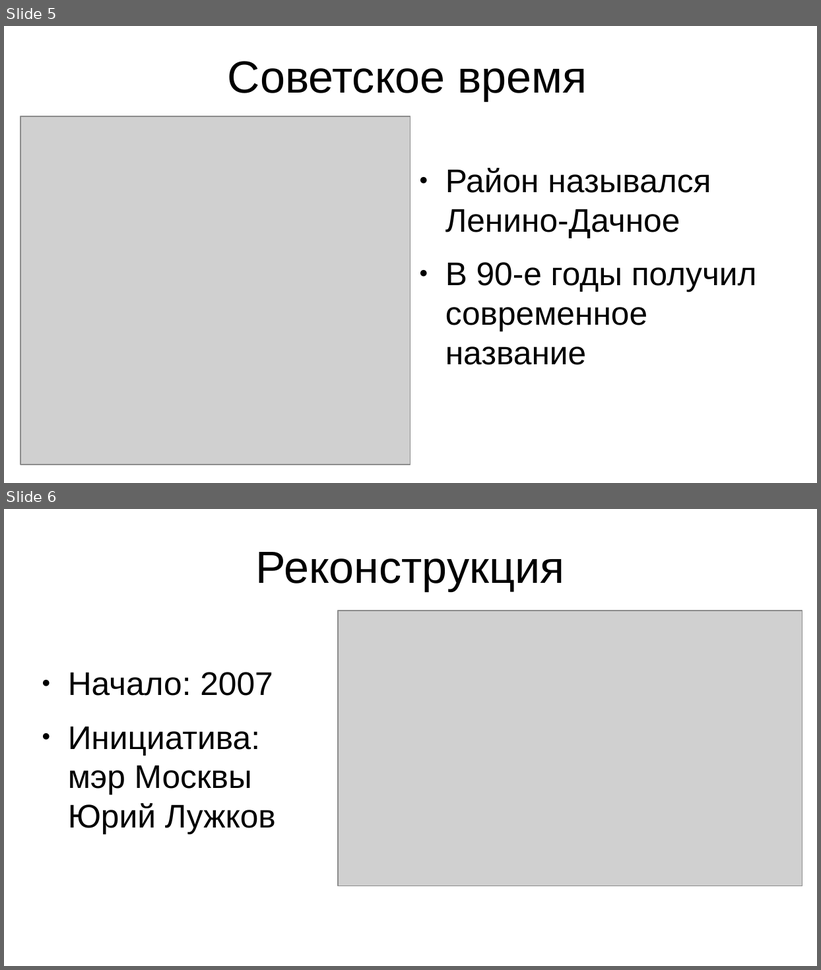
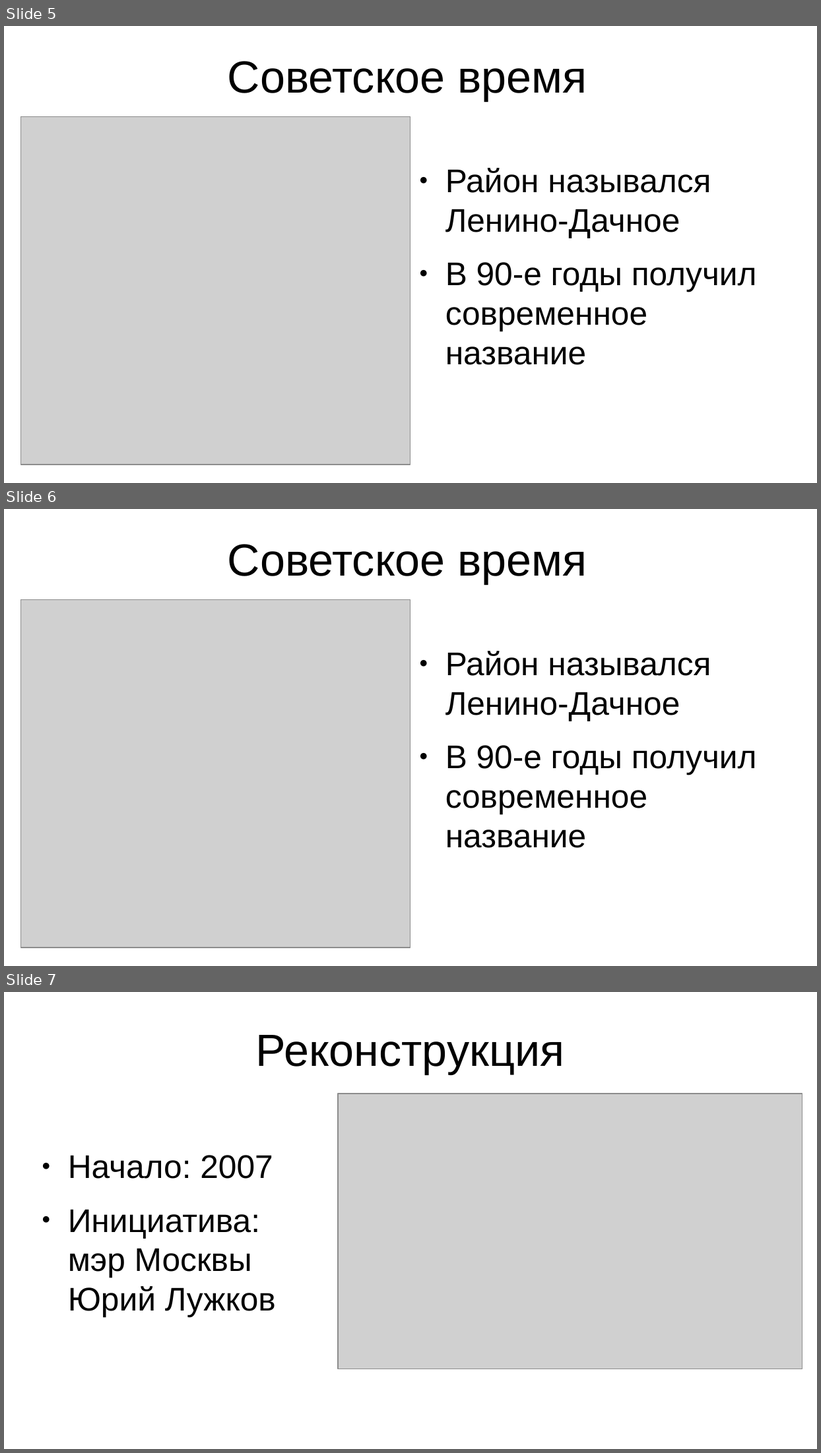
Before and after one commit to Astolfo-femboy-UwU/urban-octo-barnacle, a slide deck: Основы Российской Государственности/История района Царицыно.pptx. Shown one above the other, each under a label of ours: slides 5 and 6 before the commit, slides 5, 6 and 7 after it. The pictures are 821x970 and 821x1453 pixels, drawn with LibreOffice and Linux fonts; fonts in the diff are those of the drawing; grey boxes stand for pictures. Boxes give left, top, right and bottom in pixels: in the first picture for what was removed or moved away, otherwise in the second. Text is boxed around its words. In the diff, an @@ line names an element or a change of style, - is before the commit and + after.

```diff
--- a/Основы Российской Государственности/История района Царицыно.pptx
+++ b/Основы Российской Государственности/История района Царицыно.pptx
@@ slide 6 added at box(4, 509, 817, 966), background #FFFFFF @@
@@ title added at box(228, 544, 587, 584), 44 pt, text #000000 @@
+Советское время
@@ picture added at box(20, 600, 411, 948) @@
@@ text added at box(446, 651, 757, 848), 32 pt, text #000000 @@
+● Район назывался Ленино-Дачное
+● В 90-е годы получил современное название
@@ what was slide 6 is now slide 7 @@
```
Also in this commit, not shown: 2 other slides added, 2 slides removed, 7 other files.
